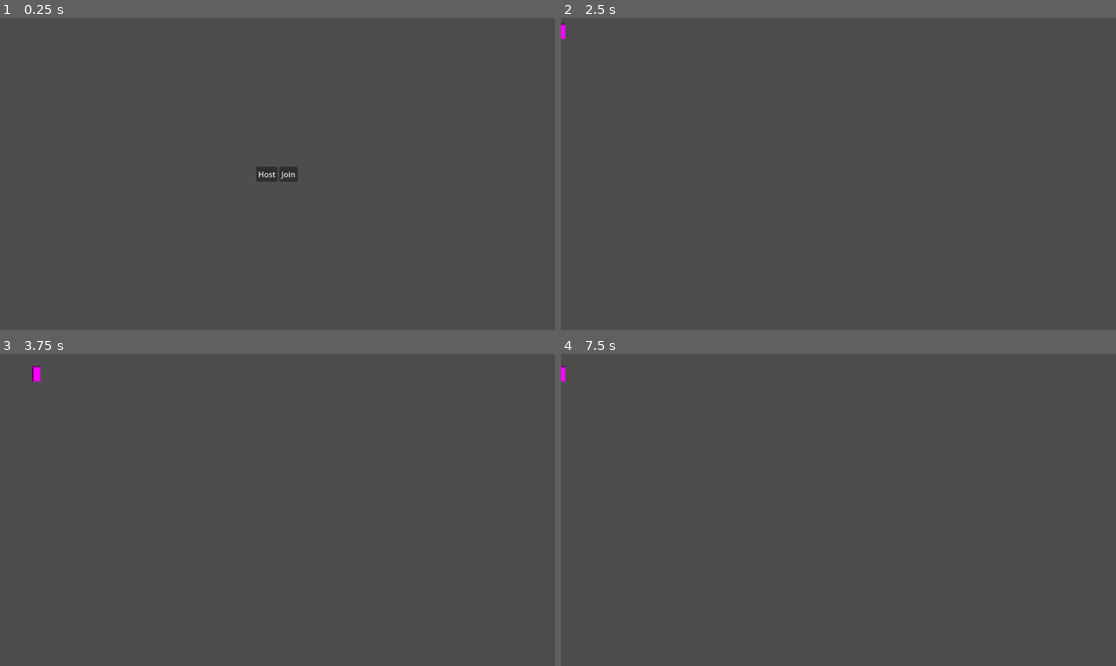
Above: before the commit, frames 1-4 (two rows, left to right).
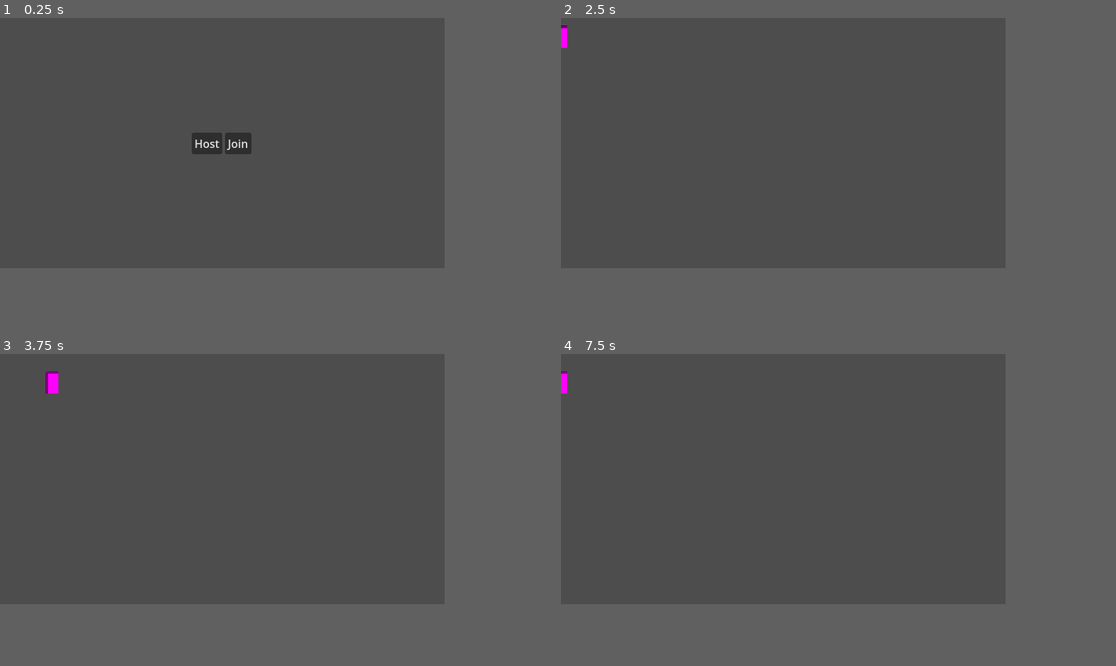
Above: after the commit, the same moments.

Repository: mpowell773/Godot_Multiplayer_Tut
Game: Godot game, scene res://ui/main_menu/main_menu.tscn
Two runs of this game, one before a commit and one after it. Both use one fixed random seed, a clock stepped at 60 frames per second and the inputs below.
Inputs:
- Up to frame 1 (0.25 s): no input
- Up to frame 2 (2.5 s): tap Enter at 0.5 s; hold D (move_right) 0.53-1.25 s; click "Host" at 1.25 s; tap Space at 2 s; hold S (move_down) from 2.03 s (still down)
- Up to frame 3 (3.75 s): release S (move_down) at 2.78 s; hold D (move_right) 2.78-3.53 s; hold W (move_up) from 3.53 s (still down)
- Up to frame 4 (7.5 s): release W (move_up) at 4.28 s; hold A (move_left) 4.28-5.78 s; tap Enter at 5, 6.5 s; tap Space at 5.75, 7.25 s; hold S (move_down) 5.78-6.53 s; hold D (move_right) 6.53-7.28 s; hold W (move_up) from 7.28 s (still down)
The window is 799x449 before the commit and 640x360 after it. Grey fills any space a smaller window leaves; there, only what the larger window draws over its background counts as a difference.

The runs differ from the first frame. In frame 1, 1.0% of the frame differs, in the area x 34-54%, y 36-53%; in frame 2, less than 0.1%; in frame 3, 0.2%; in frame 4, less than 0.1%.

Commit message:
Adjust display settings

Diff:
--- a/project.godot
+++ b/project.godot
@@ -18,6 +18,12 @@
 run/main_scene="uid://cptovqnmaae8k"
 config/features=PackedStringArray("4.7", "Forward Plus")
 config/icon="res://icon.svg"
+
+[display]
+
+window/size/viewport_width=640
+window/size/viewport_height=360
+window/stretch/mode="viewport"
 
 [input]
 
